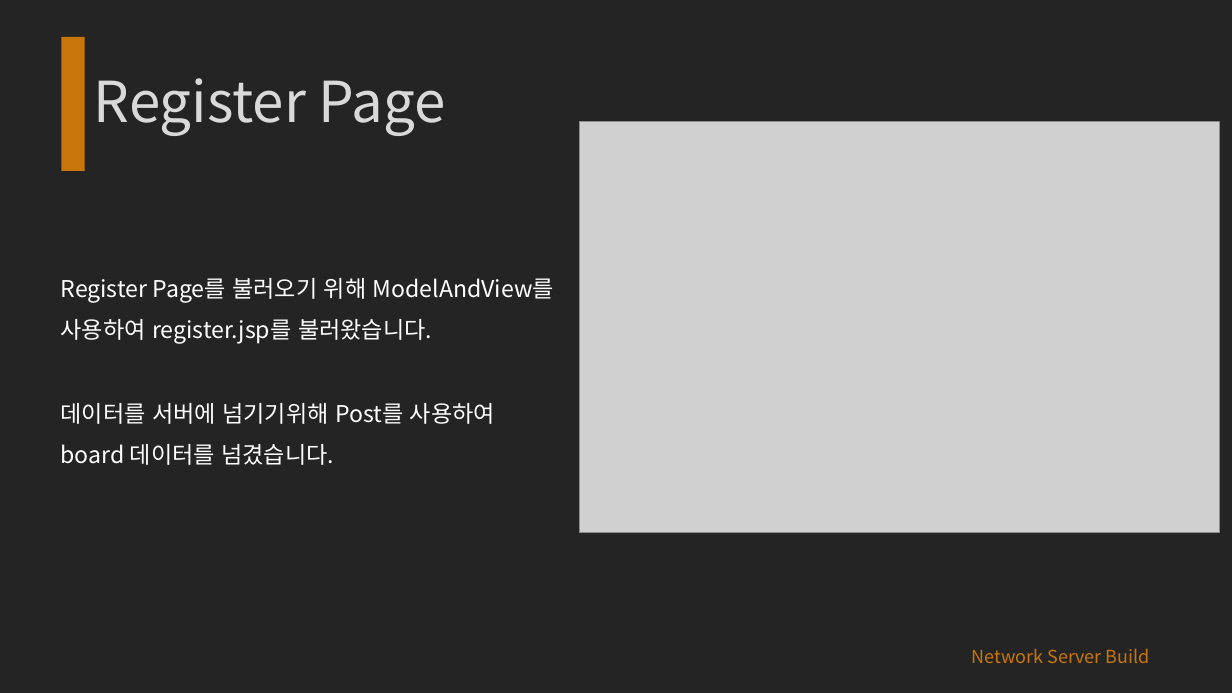
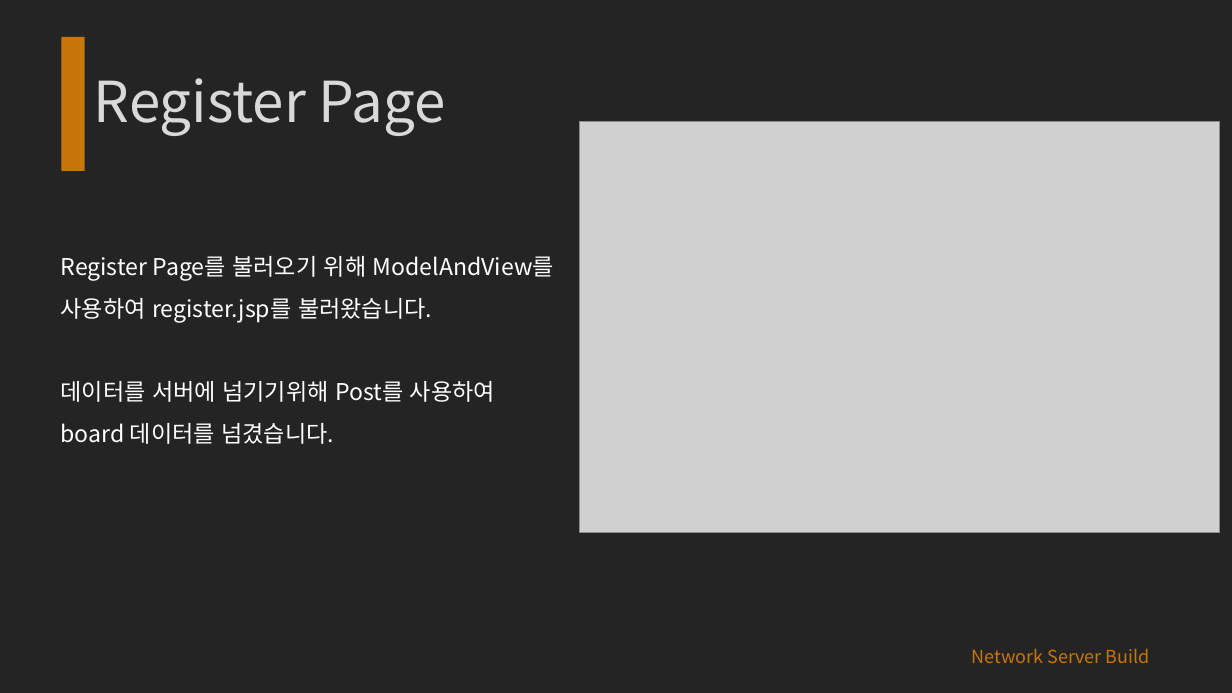
Before and after one commit to al0214/Spring, a slide deck: slide 10 of 게시판 발표 자료/게시판-개발.pptx (slide 8 before the commit). Drawn at 1232x693 pixels with LibreOffice and Linux fonts; fonts in the diff are those of the drawing; grey boxes stand for pictures; background and template pictures are left out. Boxes give left, top, right and bottom in pixels: in the first picture for what was removed or moved away, otherwise in the second. Text is boxed around its words. In the diff, an @@ line names an element or a change of style, - is before the commit and + after.

```diff
--- a/게시판 발표 자료/게시판-개발.pptx
+++ b/게시판 발표 자료/게시판-개발.pptx
@@ text "Register Page를 불러오기 위해 ModelAndView를 ...": place and size @@
-text "Register Page를 불러오기 위해 ModelAndView를 ..." at [61, 278, 554, 465]
+text "Register Page를 불러오기 위해 ModelAndView를 ..." at [61, 256, 554, 444]
```
Also in this commit, not shown: 2 other slides changed, 2 slides added, 1 other file.
